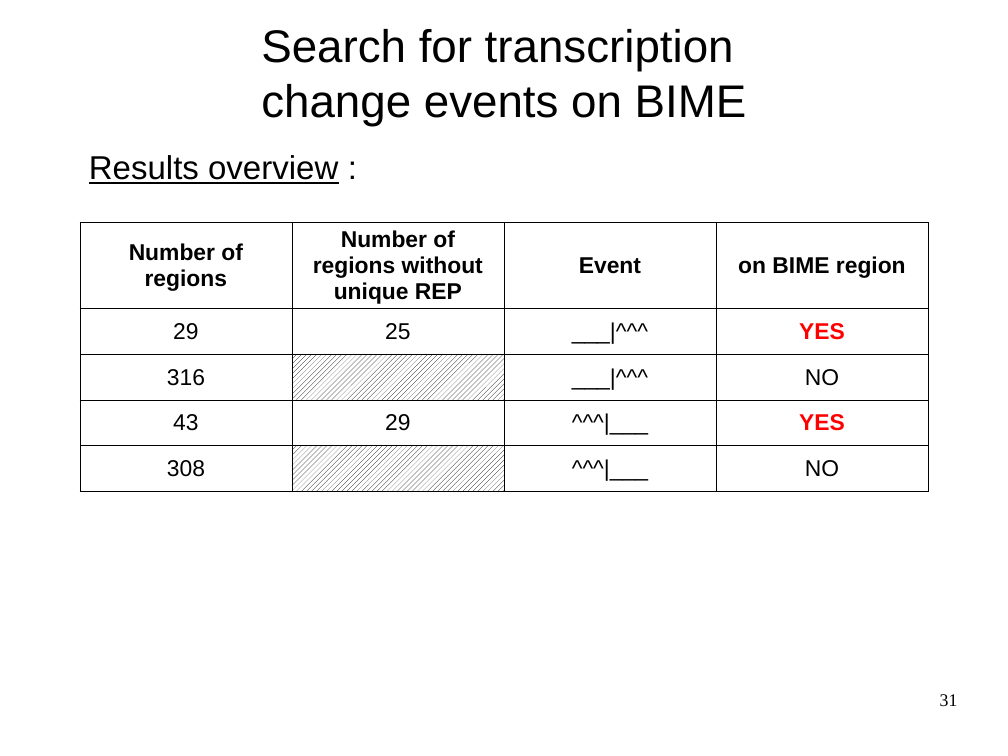
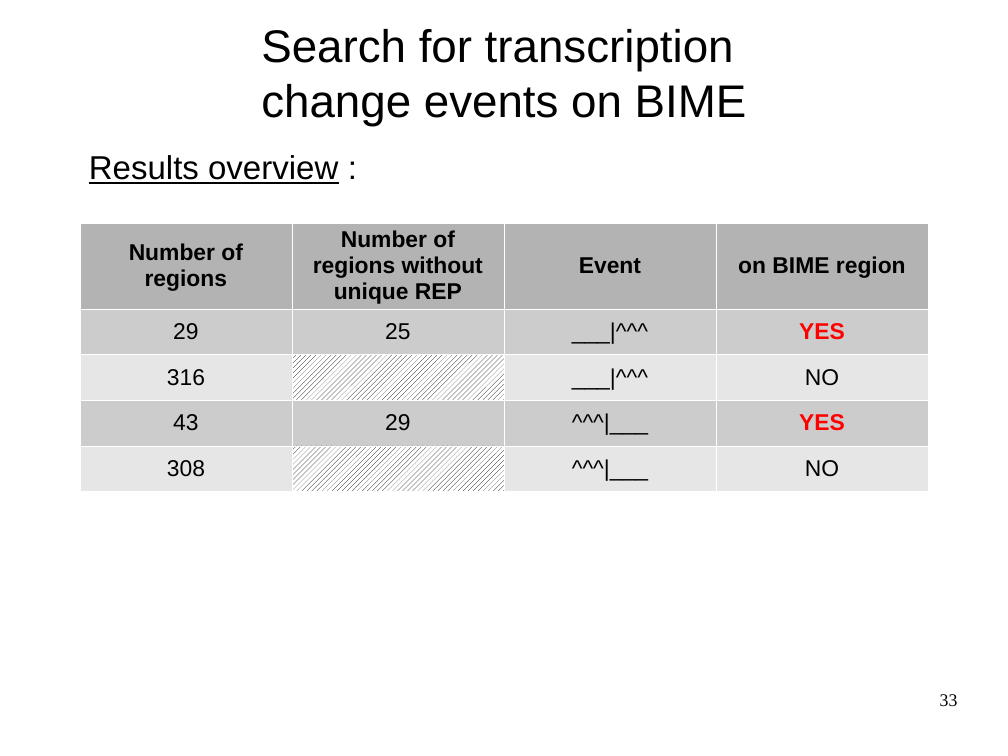
Before and after one commit to mesmeraf/stage_M2, a slide deck: slide 33 of presentations/presentation_labo_03-19.odp (slide 31 before the commit). Drawn at 1008x756 pixels with LibreOffice and Linux fonts; fonts in the diff are those of the drawing; background and template pictures are left out. Boxes give left, top, right and bottom in pixels: in the first picture for what was removed or moved away, otherwise in the second. Text is boxed around its words. In the diff, an @@ line names an element or a change of style, - is before the commit and + after.

```diff
--- a/presentations/presentation_labo_03-19.odp
+++ b/presentations/presentation_labo_03-19.odp
@@ table at bbox=[80, 222, 928, 491] @@
@@ fill none to #B3B3B3 in row 1 @@
@@ fill none to #CCCCCC in 8 cells @@
@@ fill none to #E6E6E6 in 6 cells @@
@@ borders changed @@
@@ page number at bbox=[940, 694, 958, 706]: text changed @@
-31
+33
```
Also in this commit, not shown: 14 other slides changed, 3 slides added, 1 slide removed, 8 other files.
